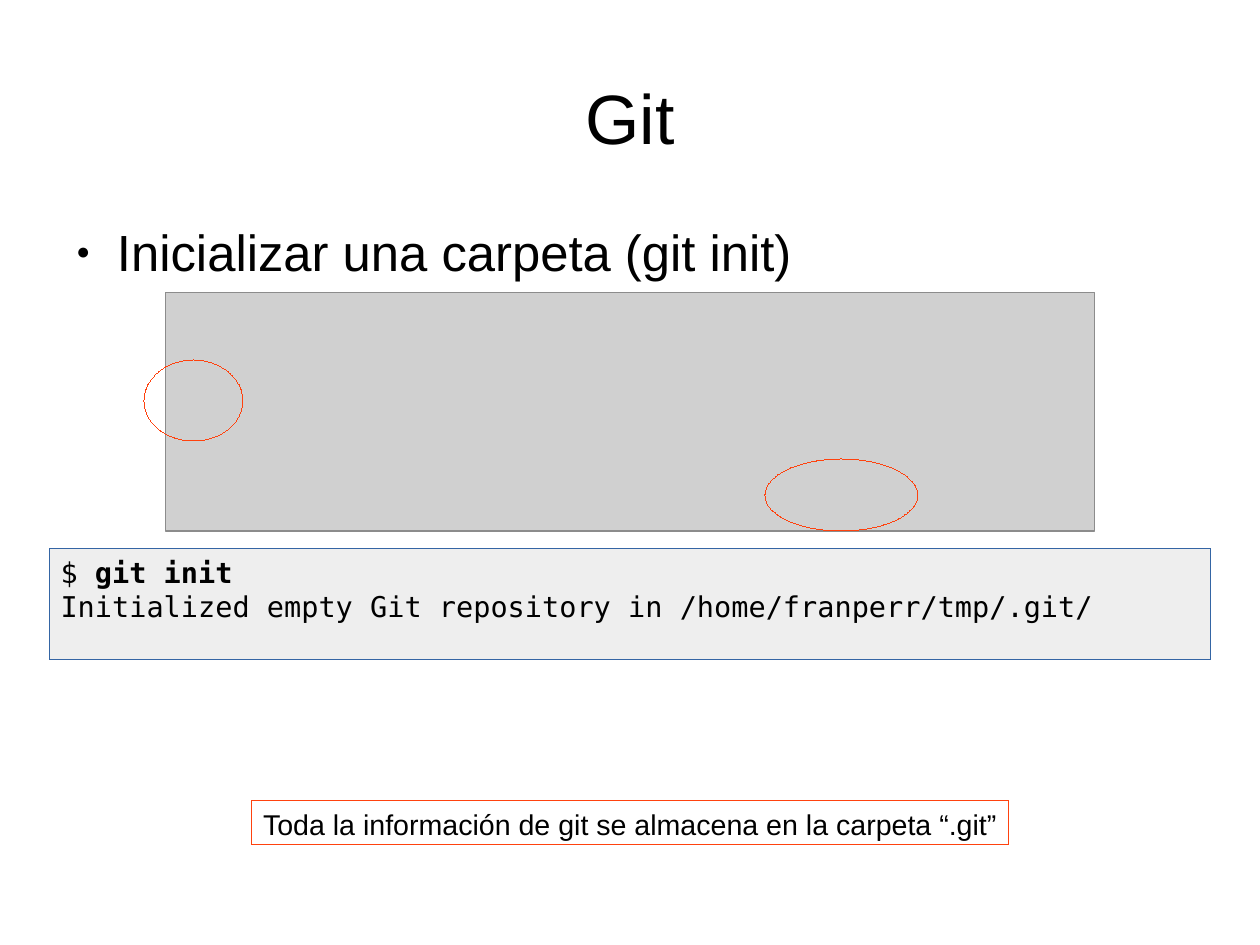
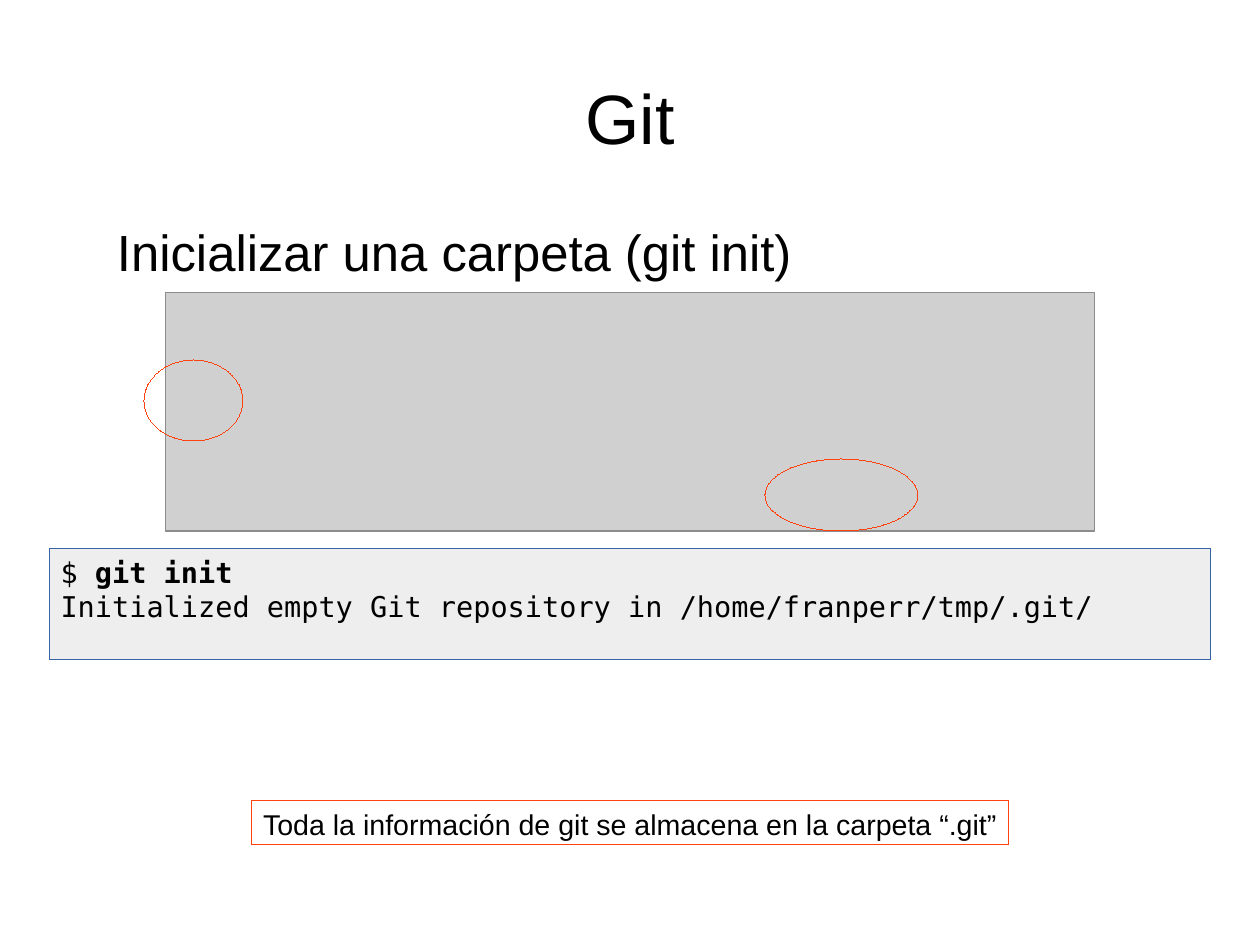
Before and after one commit to franperr/introduccion-git-github, a slide deck: slide 8 of Diapositivas.odp. Drawn at 1260x945 pixels with LibreOffice and Linux fonts; fonts in the diff are those of the drawing; grey boxes stand for pictures. Boxes give left, top, right and bottom in pixels: in the first picture for what was removed or moved away, otherwise in the second. Text is boxed around its words. In the diff, an @@ line names an element or a change of style, - is before the commit and + after.

```diff
--- a/Diapositivas.odp
+++ b/Diapositivas.odp
@@ text "Inicializar una carpeta (git init)" at (117, 234, 792, 282): bullet ● to none @@
```
Also in this commit, not shown: 2 slides added, 1 slide removed.
